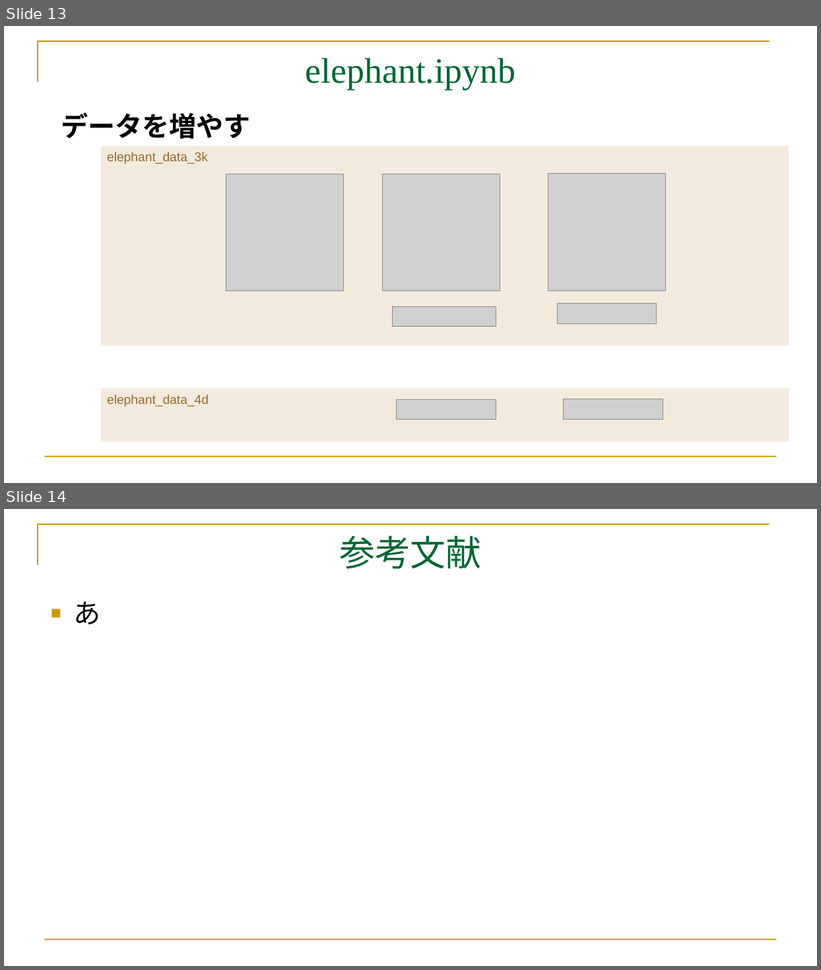
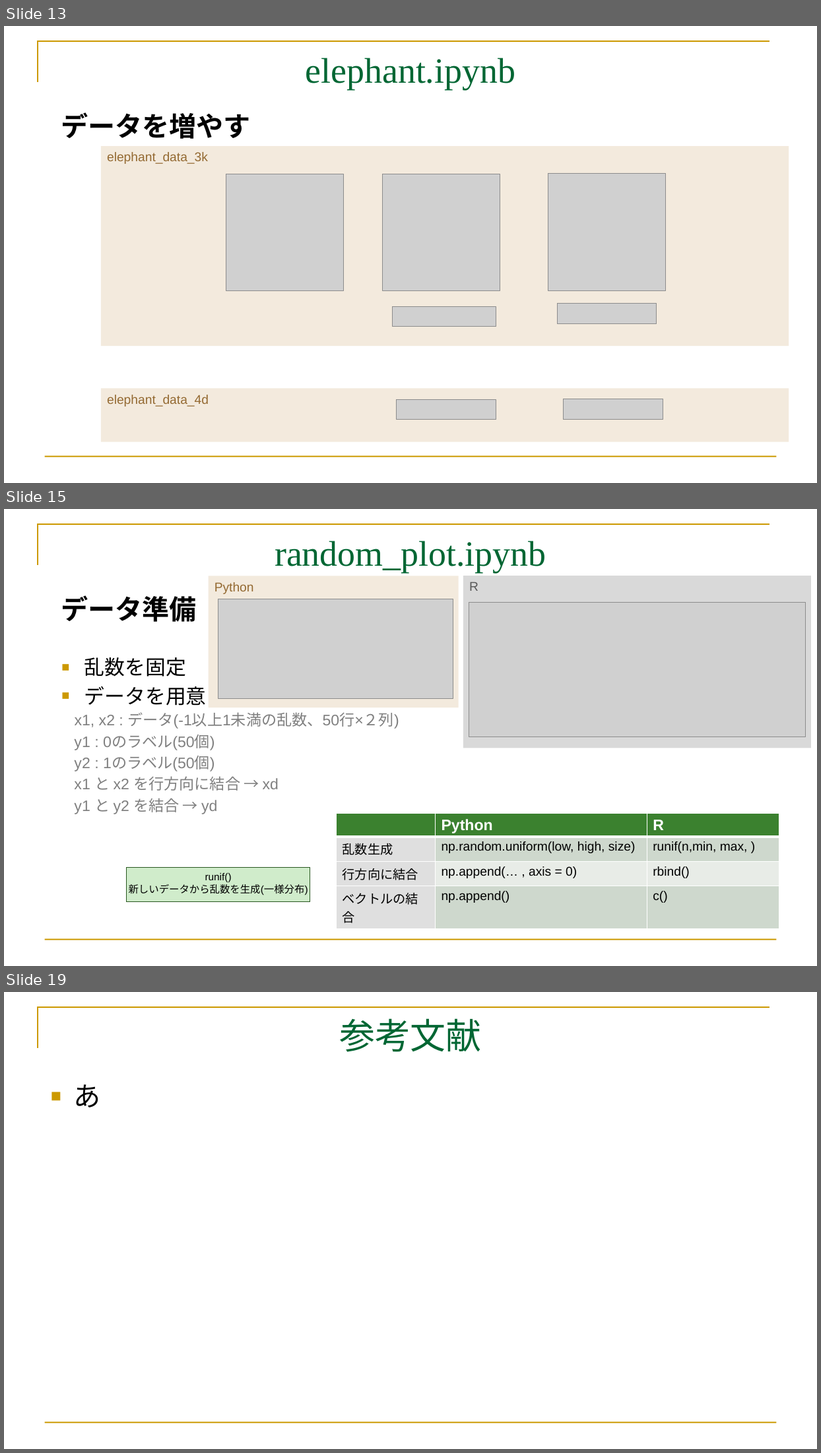
Before and after one commit to mei-517/GoogleColab, a slide deck: GoogleColab.part3.pptx. Shown one above the other, each under a label of ours: slides 13 and 14 before the commit, slides 13, 15 and 19 after it; the slides between them are not shown. The pictures are 821x970 and 821x1453 pixels, drawn with LibreOffice and Linux fonts; fonts in the diff are those of the drawing; grey boxes stand for pictures. Boxes give left, top, right and bottom in pixels: in the first picture for what was removed or moved away, otherwise in the second. Text is boxed around its words. In the diff, an @@ line names an element or a change of style, - is before the commit and + after.

```diff
--- a/GoogleColab.part3.pptx
+++ b/GoogleColab.part3.pptx
@@ slide 15 added at <box>4,509,817,966</box>, background #FFFFFF; not listed: 2 template elements that a slide beside it also shows @@
@@ title added at <box>275,541,546,573</box>, 42 pt, text #006633 @@
+random_plot.ipynb
@@ rectangle added at <box>209,576,459,708</box>, fill #F3EADD, 15 pt, text #946A32 @@
+Python
@@ rectangle added at <box>463,576,811,748</box>, fill #D9D9D9, 15 pt, text #595959 @@
+R
@@ text added at <box>61,595,196,622</box>, 32 pt, text #000000, bold @@
+データ準備
@@ picture added at <box>218,599,453,699</box> @@
@@ picture added at <box>469,603,805,738</box> @@
@@ text added at <box>74,657,399,815</box>, 18 pt, text #808080 @@
+■ 乱数を固定
+■ データを用意
+x1, x2 : データ(-1以上1未満の乱数、50行×２列)
+y1 : 0のラベル(50個)
+y2 : 1のラベル(50個)
+x1 と x2 を行方向に結合 → xd
+y1 と y2 を結合 → yd
@@ table added at <box>337,814,779,926</box>, 4 rows, 3 columns @@
+ | Python | R
+乱数生成 | np.random.uniform(low, high, size) | runif(n,min, max, )
+行方向に結合 | np.append(… , axis = 0) | rbind()
+ベクトルの結合 | np.append() | c()
@@ rectangle added at <box>127,868,310,902</box>, fill #D0ECCB, outline #285720 0.75 pt, 12 pt, text #000000 @@
+runif()
+新しいデータから乱数を生成(一様分布)
@@ what was slide 14 is now slide 19 @@
```
Also in this commit, not shown: 4 other slides added, 5 other files.
